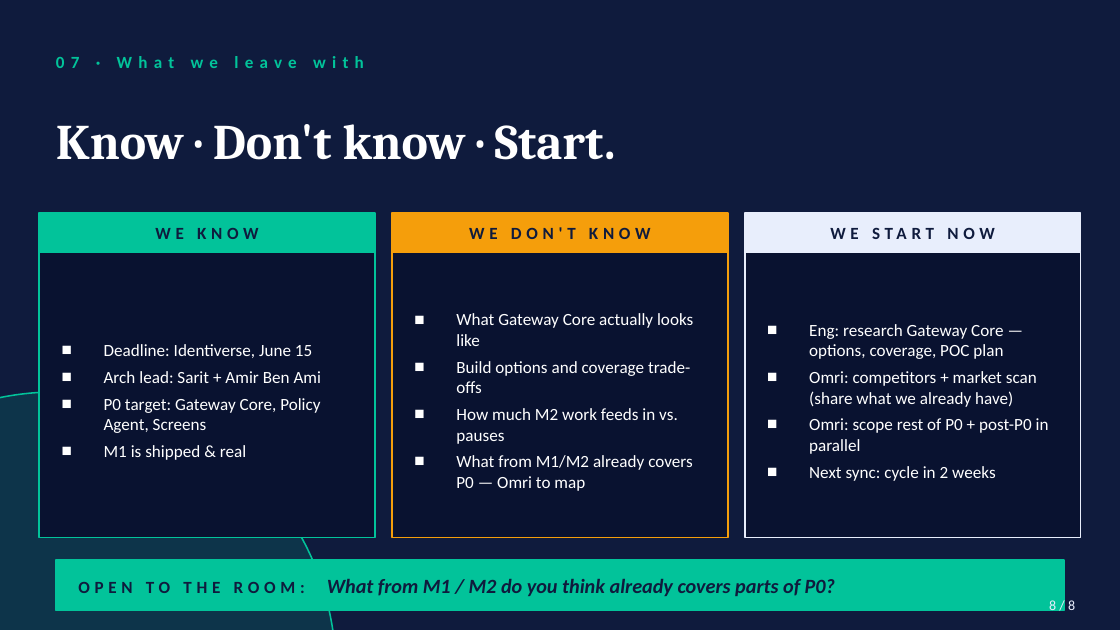
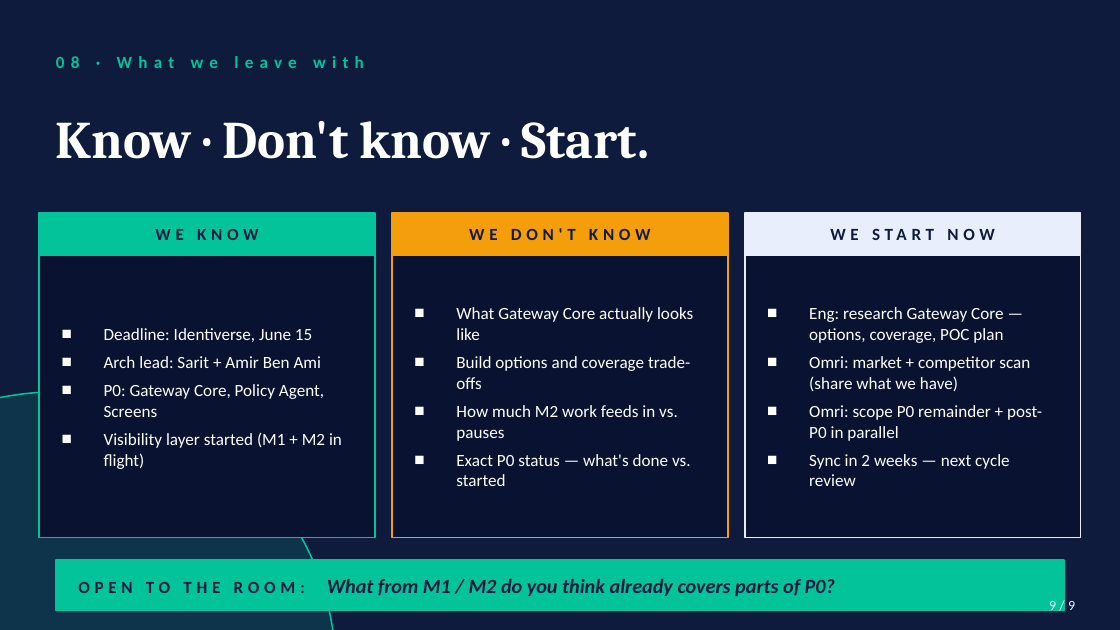
Before and after one commit to Lorch19/ol-linx-agent, a slide deck: slide 9 of artifacts/eng-prekickoff-2026-04-27.pptx (slide 8 before the commit). Drawn at 1120x630 pixels with LibreOffice and Linux fonts; fonts in the diff are those of the drawing. Boxes give left, top, right and bottom in pixels: in the first picture for what was removed or moved away, otherwise in the second. Text is boxed around its words. In the diff, an @@ line names an element or a change of style, - is before the commit and + after.

```diff
--- a/artifacts/eng-prekickoff-2026-04-27.pptx
+++ b/artifacts/eng-prekickoff-2026-04-27.pptx
@@ text at bbox=[56, 56, 364, 68]: text changed @@
-07 · What we leave with
+08 · What we leave with
@@ text "Know · Don't know · ..." at bbox=[56, 121, 649, 159]: size 32 to 34 pt @@
@@ text at bbox=[456, 307, 693, 441]: more space between paragraphs @@
@@ text at bbox=[809, 307, 1003, 343]: more space between paragraphs @@
@@ text at bbox=[104, 356, 322, 368]: more space between paragraphs @@
@@ text at bbox=[809, 356, 1042, 486]: text changed @@
-■ Omri: competitors + market scan (share what we already have)
-■ Omri: scope rest of P0 + post-P0 in parallel
-■ Next sync: cycle in 2 weeks
+■ Omri: market + competitor scan (share what we have)
+■ Omri: scope P0 remainder + post-P0 in parallel
+■ Sync in 2 weeks — next cycle review
@@ text at bbox=[104, 384, 342, 469]: text changed @@
-■ P0 target: Gateway Core, Policy Agent, Screens
-■ M1 is shipped & real
+■ P0: Gateway Core, Policy Agent, Screens
+■ Visibility layer started (M1 + M2 in flight)
@@ text at bbox=[456, 454, 691, 486]: text changed @@
-■ What from M1/M2 already covers P0 — Omri to map
+■ Exact P0 status — what's done vs. started
@@ text at bbox=[1049, 601, 1075, 614]: text changed @@
-8 / 8
+9 / 9
```
Also in this commit, not shown: 5 other slides changed, 2 slides added, 1 slide removed, 1 other file.
